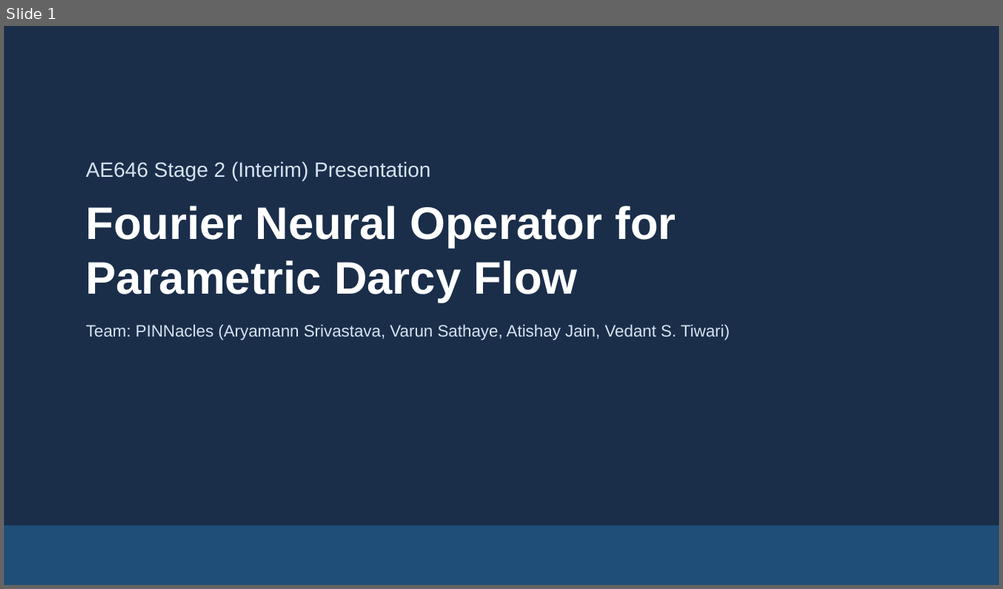
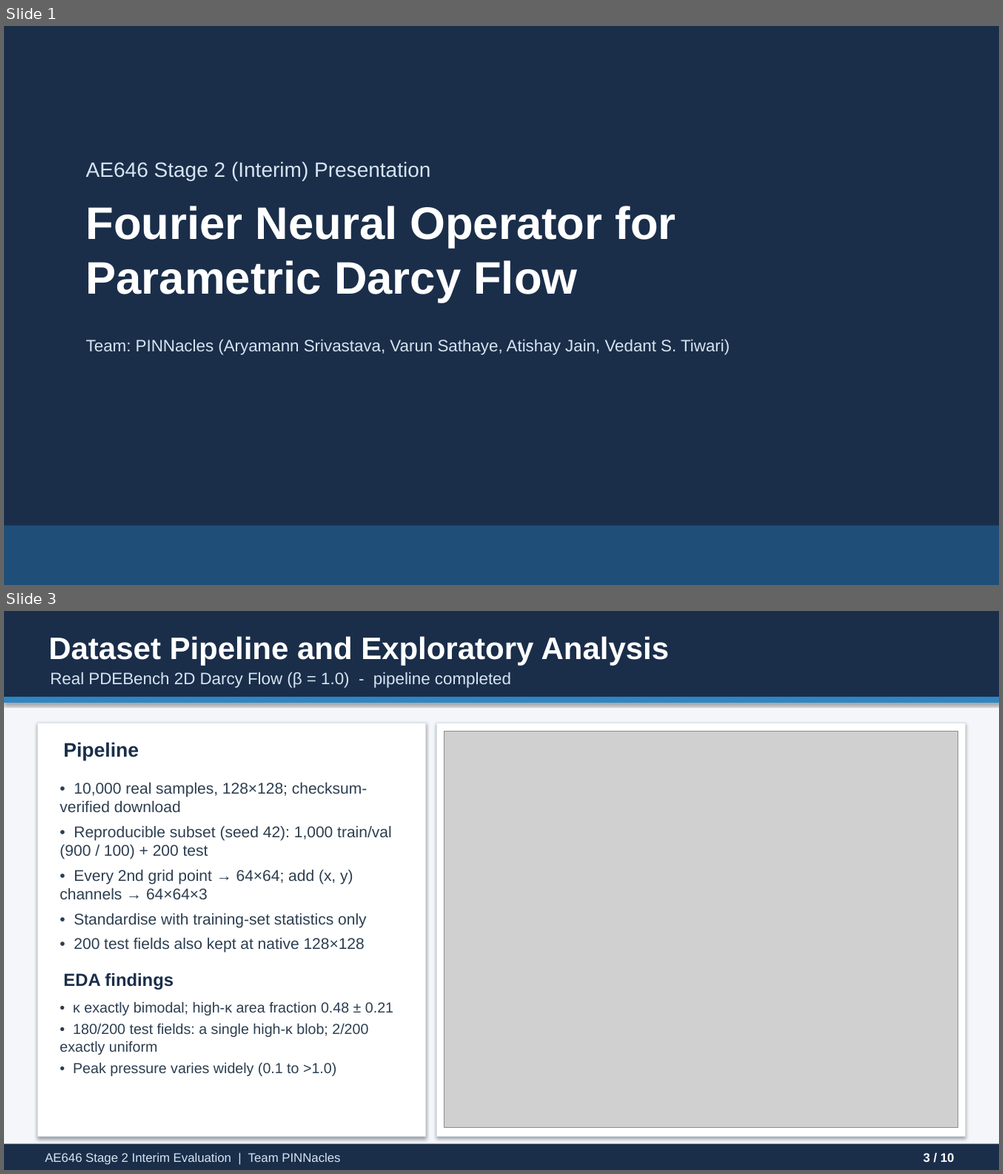
Before and after one commit to ARYAMANN7279/AE646-PINNacles, a slide deck: stage2/PINNacles_Stage2_Presentation.pptx. Shown one above the other, each under a label of ours: slide 1 before the commit, slides 1 and 3 after it; the slides between them are not shown. The pictures are 1003x589 and 1003x1174 pixels, drawn with LibreOffice and Linux fonts; fonts in the diff are those of the drawing; grey boxes stand for pictures. Boxes give left, top, right and bottom in pixels: in the first picture for what was removed or moved away, otherwise in the second. Text is boxed around its words. In the diff, an @@ line names an element or a change of style, - is before the commit and + after.

```diff
--- a/stage2/PINNacles_Stage2_Presentation.pptx
+++ b/stage2/PINNacles_Stage2_Presentation.pptx
@@ slide 3 added at (x1=4, y1=611, x2=999, y2=1170), background #FFFFFF @@
@@ rectangle added at (x1=4, y1=611, x2=999, y2=1170), fill #F4F6F9 @@
@@ rectangle added at (x1=4, y1=611, x2=999, y2=697), fill #1A2E4A @@
@@ text added at (x1=48, y1=636, x2=669, y2=665), 30 pt, text #FFFFFF, bold @@
+Dataset Pipeline and Exploratory Analysis
@@ text added at (x1=50, y1=672, x2=511, y2=688), 16 pt, text #D6E4F0 @@
+Real PDEBench 2D Darcy Flow (β = 1.0) - pipeline completed
@@ rectangle added at (x1=4, y1=697, x2=999, y2=703), fill #2E86C1 @@
@@ rectangle added at (x1=37, y1=723, x2=426, y2=1137), fill #FFFFFF, outline #D6E4F0 1 pt @@
@@ text added at (x1=63, y1=742, x2=139, y2=761), 19 pt, text #1A2E4A, bold @@
+Pipeline
@@ rectangle added at (x1=437, y1=723, x2=965, y2=1137), fill #FFFFFF, outline #D6E4F0 1 pt @@
@@ picture added at (x1=444, y1=732, x2=958, y2=1129) @@
@@ text added at (x1=60, y1=782, x2=391, y2=953), 15 pt, text #2C3E50 @@
+• 10,000 real samples, 128×128; checksum-verified download
+• Reproducible subset (seed 42): 1,000 train/val (900 / 100) + 200 test
+• Every 2nd grid point → 64×64; add (x, y) channels → 64×64×3
+• Standardise with training-set statistics only
+• 200 test fields also kept at native 128×128
@@ text added at (x1=63, y1=973, x2=173, y2=990), 17 pt, text #1A2E4A, bold @@
+EDA findings
@@ text added at (x1=60, y1=1002, x2=393, y2=1076), 14 pt, text #2C3E50 @@
+• κ exactly bimodal; high-κ area fraction 0.48 ± 0.21
+• 180/200 test fields: a single high-κ blob; 2/200 exactly uniform
+• Peak pressure varies widely (0.1 to >1.0)
@@ rectangle added at (x1=4, y1=1145, x2=999, y2=1170), fill #1A2E4A @@
@@ text added at (x1=45, y1=1153, x2=340, y2=1165), 12 pt, text #D6E4F0 @@
+AE646 Stage 2 Interim Evaluation | Team PINNacles
@@ text added at (x1=923, y1=1153, x2=954, y2=1162), 12 pt, text #FFFFFF, bold @@
+3 / 10
@@ slide 1 changed as well @@
@@ text "Team: PINNacles (Aryamann Srivastava, Varun ..." moved from (x1=86, y1=324, x2=729, y2=340) to (x1=86, y1=339, x2=729, y2=355) @@
```
Also in this commit, not shown: 1 other slide changed, 7 other slides added, 6 slides removed, 26 other files.
